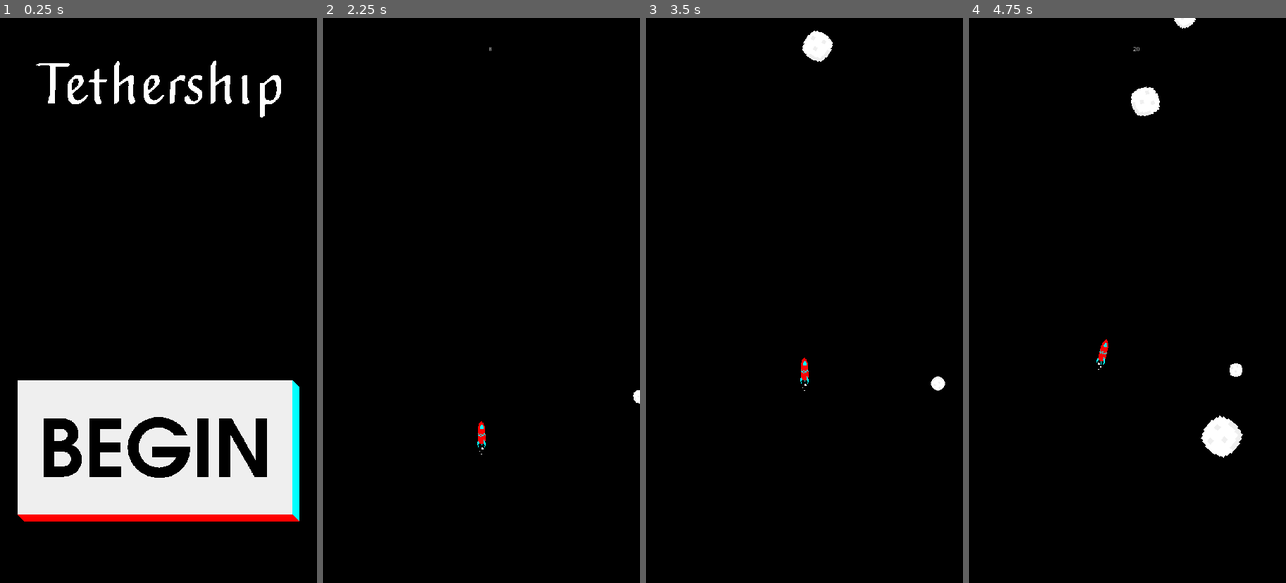
Above: before the commit, frames 1-4 (left to right).
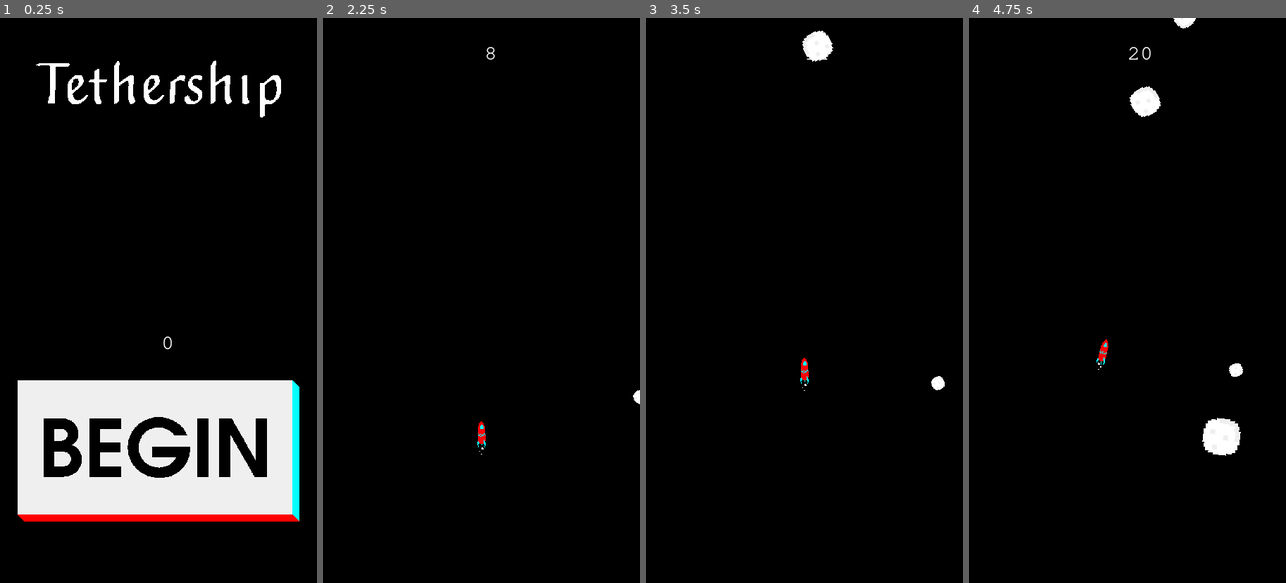
Above: after the commit, the same moments.

Repository: cooro/tethership
Game: Godot game, scene res://Title.tscn
The game is run twice, just before and just after one commit, with the same random seed, the same clock (stepped at 60 frames per second) and the same inputs.
Inputs (mouse positions are in pixels of both pictures, inside the frame that each line leads up to):
- Up to frame 1 (0.25 s): no input
- Up to frame 2 (2.25 s): click (481, 453) at 0.5 s; move the mouse to (551, 272) at 1.27 s; press the mouse at (551, 272) at 1.28 s; move the mouse to (418, 328) at 2.02 s; release the mouse at (418, 328) at 2.03 s; click (418, 328) at 2.1 s
- Up to frame 3 (3.5 s): move the mouse to (836, 176) at 2.77 s; press the mouse at (836, 176) at 2.78 s
- Up to frame 4 (4.75 s): move the mouse to (1111, 413) at 3.52 s; release the mouse at (1111, 413) at 3.53 s; click (1111, 413) at 3.6 s; move the mouse to (1222, 385) at 4.27 s; press the mouse at (1222, 385) at 4.28 s

The runs differ from the first frame. In frame 1, less than 0.1% of the frame differs, in the area x 51-55%, y 56-59%; in frame 2, less than 0.1%; in frame 3, less than 0.1%; in frame 4, 0.2%, in the area x 50-87%, y 0-78%.

Commit message:
Score now displays on the title screen after a game.

Diff:
--- a/Asteroid.gd
+++ b/Asteroid.gd
@@ -6,7 +6,7 @@
 var scale_range
 
 func _ready():
-	rot_speed = rand_range(0, 5)
+	rot_speed = rand_range(-5, 5)
 	scale_range = rand_range(1, 4)
 	scale = Vector2(scale_range, scale_range)
 
--- /dev/null
+++ b/Global.gd
@@ -0,0 +1,3 @@
+extends Node
+
+var score = 0
--- a/Main.gd
+++ b/Main.gd
@@ -1,7 +1,6 @@
 extends Node2D
 
 var screen_size
-var score = 0
 var intscore = 0
 var scoremult = 1
 
@@ -10,10 +9,12 @@
 
 func _ready():
 	screen_size = get_viewport_rect().size
+	Global.score = 0
+	scoremult = 1
 
 func _process(delta):
-	score = score + (delta * scoremult)
-	intscore = floor(score)
+	Global.score += (delta * scoremult)
+	intscore = floor(Global.score)
 	get_node("Scoreboard").text = str(intscore)
 
 func _on_Timer_timeout():
--- a/Main.tscn
+++ b/Main.tscn
@@ -1,8 +1,9 @@
-[gd_scene load_steps=4 format=2]
+[gd_scene load_steps=5 format=2]
 
 [ext_resource path="res://Main.gd" type="Script" id=1]
 [ext_resource path="res://Player.tscn" type="PackedScene" id=2]
-[ext_resource path="res://Label.gd" type="Script" id=3]
+[ext_resource path="res://game-font.tres" type="DynamicFont" id=3]
+[ext_resource path="res://Label.gd" type="Script" id=4]
 
 [node name="Main" type="Node2D"]
 script = ExtResource( 1 )
@@ -37,9 +38,10 @@
 [node name="Scoreboard" type="Label" parent="."]
 margin_right = 40.0
 margin_bottom = 14.0
+custom_fonts/font = ExtResource( 3 )
 text = "0"
 align = 1
-script = ExtResource( 3 )
+script = ExtResource( 4 )
 [connection signal="near_miss" from="Player" to="." method="_on_Player_near_miss"]
 [connection signal="safe" from="Player" to="." method="_on_Player_safe"]
 [connection signal="timeout" from="Timer" to="." method="_on_Timer_timeout"]
--- /dev/null
+++ b/Title.gd
@@ -0,0 +1,13 @@
+extends Control
+
+# Declare member variables here. Examples:
+# var a = 2
+# var b = "text"
+
+# Called when the node enters the scene tree for the first time.
+func _ready():
+	get_node("Score").text = str(floor(Global.score))
+
+# Called every frame. 'delta' is the elapsed time since the previous frame.
+#func _process(delta):
+#	pass
--- a/Title.tscn
+++ b/Title.tscn
@@ -1,30 +1,42 @@
-[gd_scene load_steps=5 format=2]
+[gd_scene load_steps=7 format=2]
 
-[ext_resource path="res://sprites/title-button.png" type="Texture" id=1]
-[ext_resource path="res://sprites/title-button-pressed.png" type="Texture" id=2]
-[ext_resource path="res://Begin.gd" type="Script" id=3]
-[ext_resource path="res://sprites/title.png" type="Texture" id=4]
+[ext_resource path="res://Title.gd" type="Script" id=1]
+[ext_resource path="res://game-font.tres" type="DynamicFont" id=2]
+[ext_resource path="res://sprites/title-button.png" type="Texture" id=3]
+[ext_resource path="res://sprites/title-button-pressed.png" type="Texture" id=4]
+[ext_resource path="res://Begin.gd" type="Script" id=5]
+[ext_resource path="res://sprites/title.png" type="Texture" id=6]
 
 [node name="Title" type="Control"]
 anchor_right = 1.0
 anchor_bottom = 1.0
+script = ExtResource( 1 )
 
 [node name="Background" type="ColorRect" parent="."]
 margin_right = 720.0
 margin_bottom = 1280.0
 color = Color( 0, 0, 0, 1 )
 
+[node name="Score" type="Label" parent="."]
+margin_left = 360.0
+margin_top = 720.0
+margin_right = 400.0
+margin_bottom = 769.0
+custom_fonts/font = ExtResource( 2 )
+text = "0"
+align = 1
+
 [node name="Begin" type="TextureButton" parent="."]
 margin_left = 40.0
 margin_top = 820.0
 margin_right = 680.0
 margin_bottom = 1140.0
-texture_normal = ExtResource( 1 )
-texture_pressed = ExtResource( 2 )
-script = ExtResource( 3 )
+texture_normal = ExtResource( 3 )
+texture_pressed = ExtResource( 4 )
+script = ExtResource( 5 )
 
 [node name="Title" type="TextureRect" parent="."]
 margin_right = 40.0
 margin_bottom = 40.0
-texture = ExtResource( 4 )
+texture = ExtResource( 6 )
 [connection signal="button_up" from="Begin" to="Begin" method="_on_Begin_button_up"]
--- /dev/null
+++ b/game-font.tres
@@ -0,0 +1,7 @@
+[gd_resource type="DynamicFont" load_steps=2 format=2]
+
+[ext_resource path="res://NimbusMonoPS-Regular.otf" type="DynamicFontData" id=1]
+
+[resource]
+size = 48
+font_data = ExtResource( 1 )
--- a/project.godot
+++ b/project.godot
@@ -18,6 +18,10 @@
 config/name="Tethership"
 run/main_scene="res://Title.tscn"
 config/icon="res://icon.png"
+
+[autoload]
+
+Global="*res://Global.gd"
 
 [display]
 
Binary file added: NimbusMonoPS-Regular.otf
